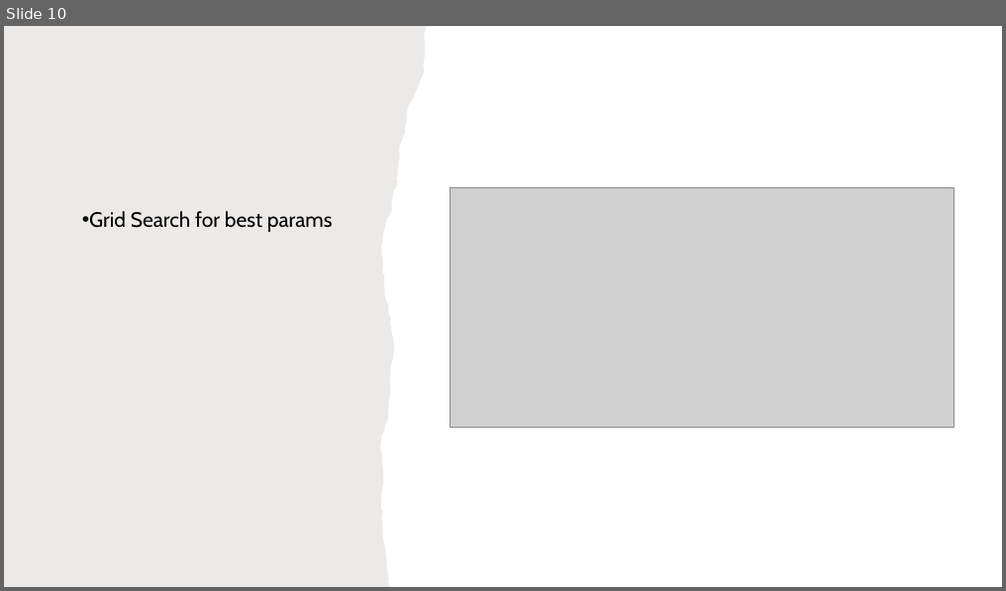
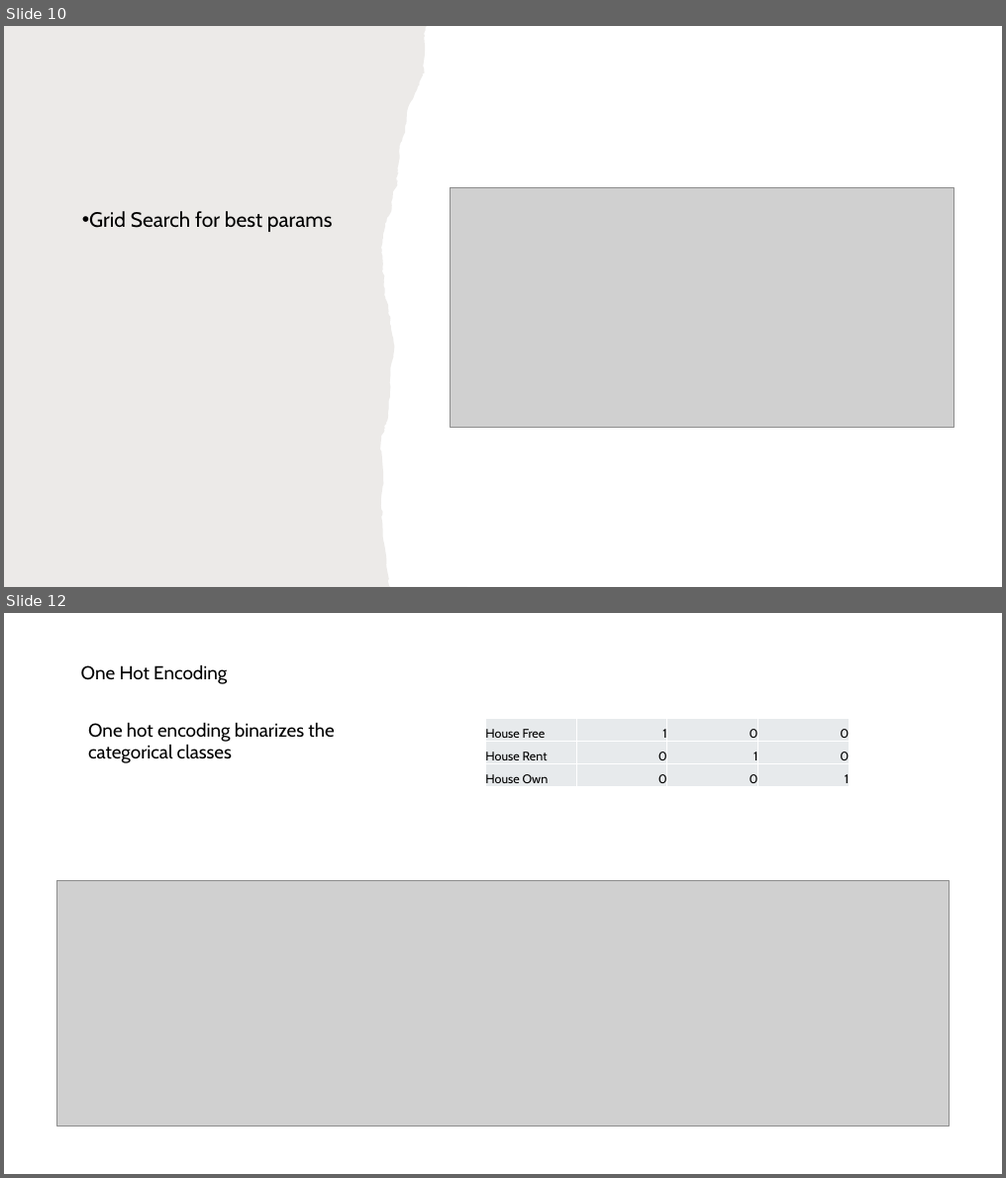
Before and after one commit to vrsyvby/MLAssignmentPartA, a slide deck: Question5MLAssignmentPartA.pptx. Shown one above the other, each under a label of ours: slide 10 before the commit, slides 10 and 12 after it; the slides between them are not shown. The pictures are 1006x591 and 1006x1178 pixels, drawn with LibreOffice and Linux fonts; fonts in the diff are those of the drawing; grey boxes stand for pictures. Boxes give left, top, right and bottom in pixels: in the first picture for what was removed or moved away, otherwise in the second. Text is boxed around its words. In the diff, an @@ line names an element or a change of style, - is before the commit and + after.

```diff
--- a/Question5MLAssignmentPartA.pptx
+++ b/Question5MLAssignmentPartA.pptx
@@ slide 12 added at box(4, 613, 1002, 1174), background #FFFFFF @@
@@ text added at box(81, 664, 227, 684), 18 pt, text #000000 @@
+One Hot Encoding
@@ text added at box(88, 722, 334, 763), 18 pt, text #000000 @@
+One hot encoding binarizes the categorical classes
@@ table added at box(485, 719, 847, 787), 3 rows, 4 columns @@
+House Free | 1 | 0 | 0
+House Rent | 0 | 1 | 0
+House Own | 0 | 0 | 1
@@ picture added at box(56, 881, 949, 1127) @@
```
Also in this commit, not shown: 1 slide changed, 1 other slide added, 1 other file.
